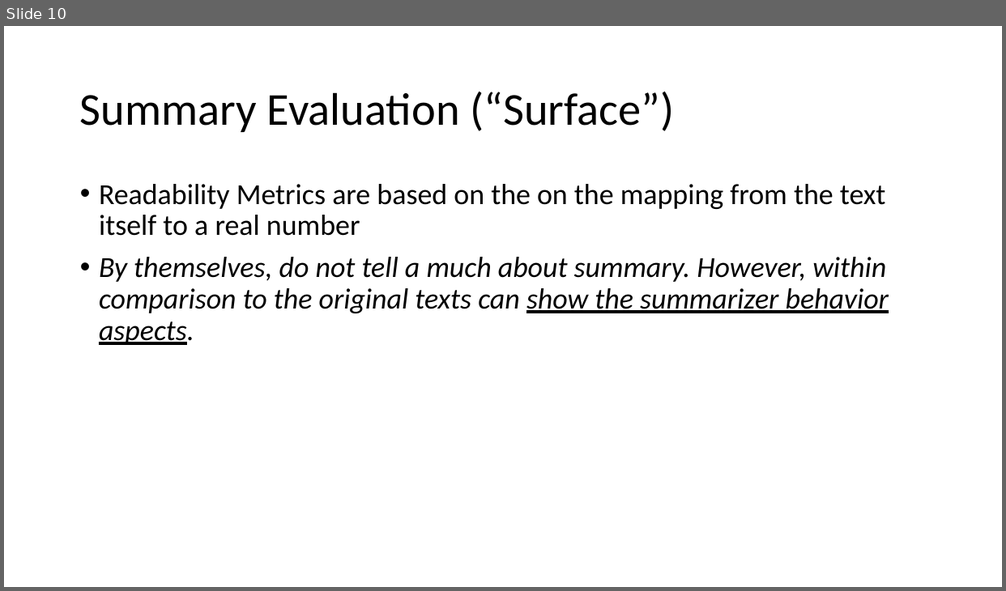
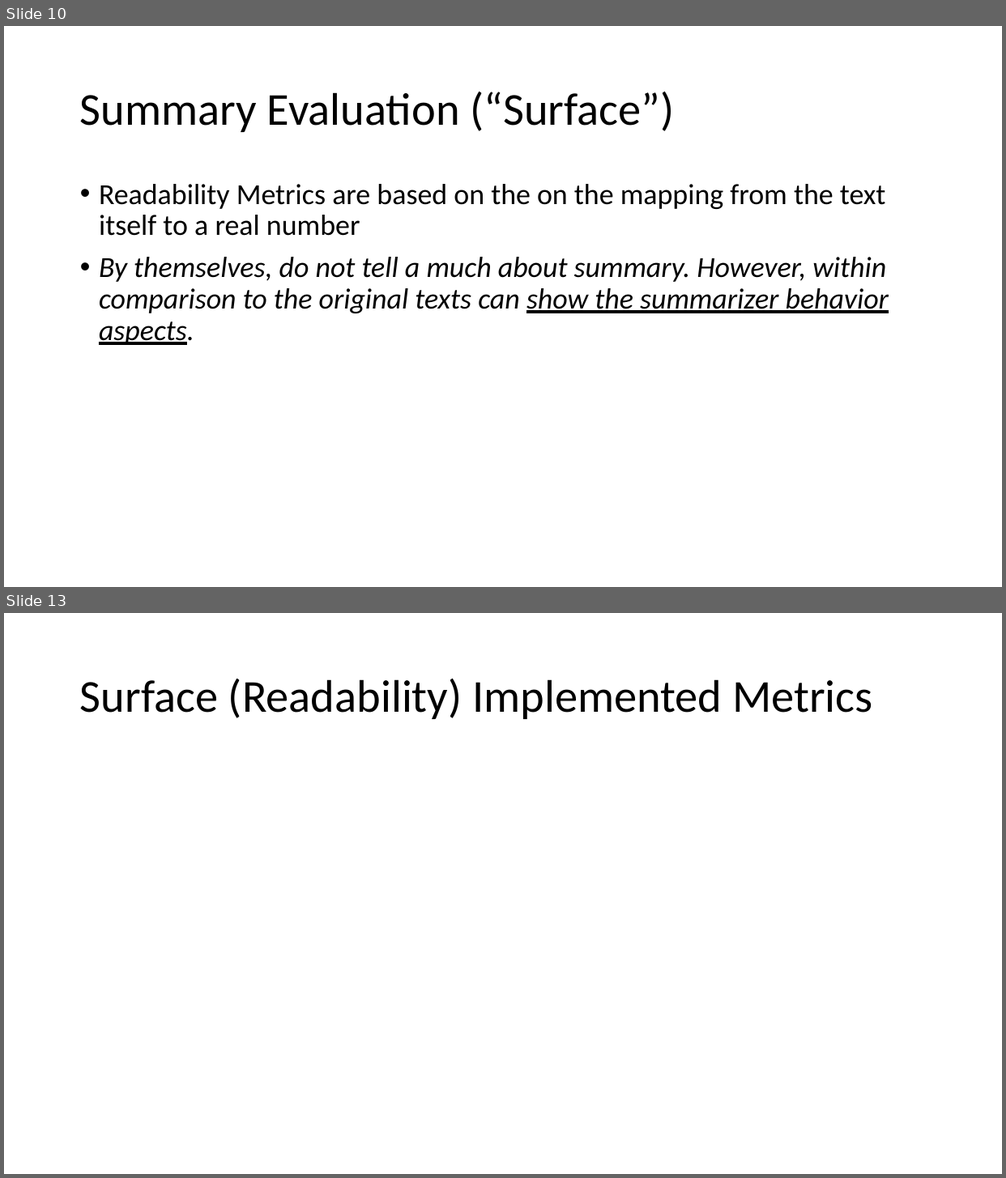
Before and after one commit to karno-bh/rouge-reimpl, a slide deck: docs/Summary Evaluation Platform.pptx. Shown one above the other, each under a label of ours: slide 10 before the commit, slides 10 and 13 after it; the slides between them are not shown. The pictures are 1006x591 and 1006x1178 pixels, drawn with LibreOffice and Linux fonts; fonts in the diff are those of the drawing; grey boxes stand for pictures. Boxes give left, top, right and bottom in pixels: in the first picture for what was removed or moved away, otherwise in the second. Text is boxed around its words. In the diff, an @@ line names an element or a change of style, - is before the commit and + after.

```diff
--- a/docs/Summary Evaluation Platform.pptx
+++ b/docs/Summary Evaluation Platform.pptx
@@ slide 13 added at (x1=4, y1=613, x2=1002, y2=1174), background #FFFFFF @@
@@ title added at (x1=80, y1=679, x2=872, y2=719), 44 pt, text #000000 @@
+Surface (Readability) Implemented Metrics
```
Also in this commit, not shown: 2 other slides added, 1 slide removed.
